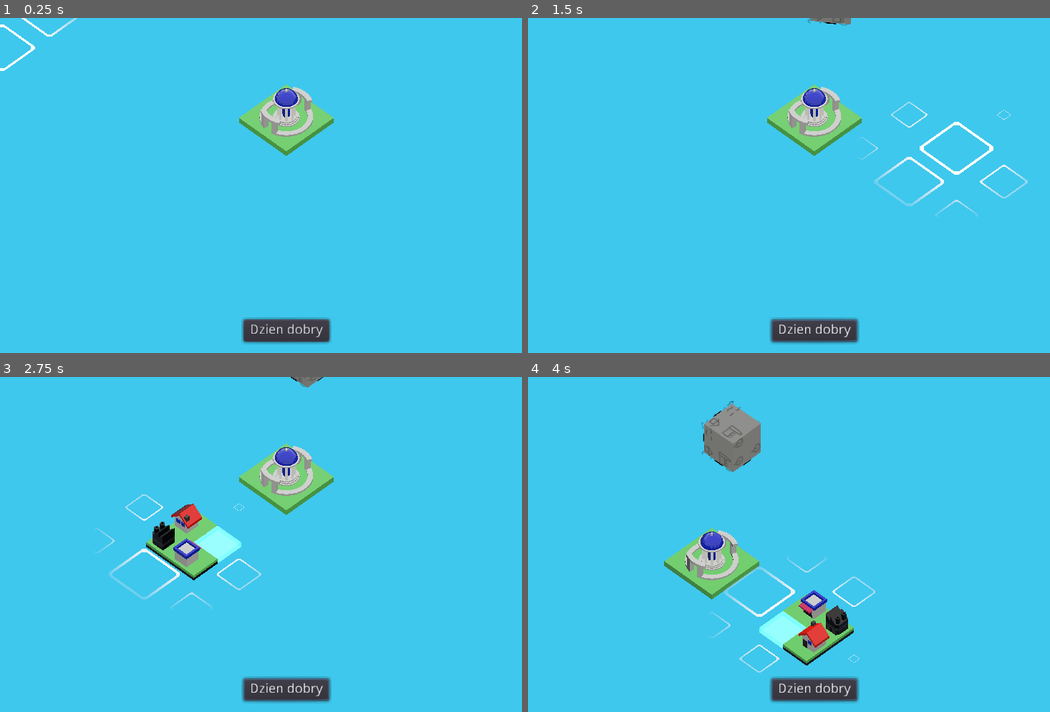
Above: before the commit, frames 1-4 (two rows, left to right).
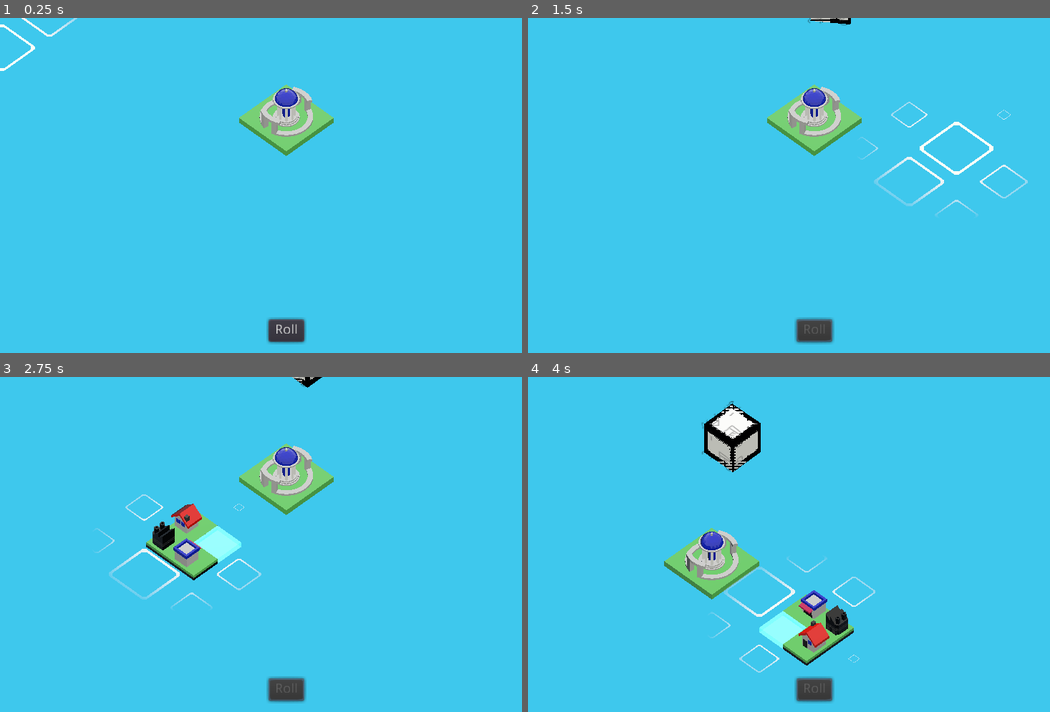
Above: after the commit, the same moments.

Repository: RudyMis/roll-the-dice
Game: Godot game, scene res://scenes/grid.tscn
Same seed, same stepped clock (60 frames per second), same inputs: the game is played once before the commit and once after it. Sound files missing from this copy of the repository are replaced by a short silence.
Inputs (mouse positions are in pixels of both pictures, inside the frame that each line leads up to):
- Up to frame 1 (0.25 s): no input
- Up to frame 2 (1.5 s): click "Dzien dobry" (after the commit: "Roll") at 0.5 s; move the mouse to (940, 168) at 1.27 s; press the mouse at (940, 168) at 1.28 s; hold Right (right) from 1.28 s (still down)
- Up to frame 3 (2.75 s): move the mouse to (172, 561) at 2.02 s; release Right (right) at 2.03 s; release the mouse at (172, 561) at 2.03 s; hold Left (left) from 2.03 s (still down); click (172, 561) at 2.1 s
- Up to frame 4 (4 s): move the mouse to (872, 470) at 2.77 s; release Left (left) at 2.78 s; hold Right mouse button (mouse_right) 2.78-3.53 s; hold Right (right) from 2.78 s (still down); click (872, 470) at 3.05 s; move the mouse to (783, 611) at 3.52 s; click (783, 611) at 3.6 s

The runs differ from the first frame. In frame 1, 0.9% of the frame differs, in the area x 46-64%, y 89-98%; in frame 2, 1.1%; in frame 3, 1.0%; in frame 4, 2.5%, in the area x 33-64%, y 7-98%.

Commit message:
dice changes sides

Diff:
--- a/autoload/side_generator.gd
+++ b/autoload/side_generator.gd
@@ -3,7 +3,7 @@
 var ps_side = preload("res://scenes/dice/side.tscn")
 var all_types = ["factory", "house", "field", "shop", "water"]
 var all_dividers = ["road"]
-var divider_chance = 0.5
+var divider_chance = 0.25
 var field_directory = "res://scenes/tiles/"
 var divider_directory = "res://scenes/dividers/"
 
@@ -31,7 +31,7 @@
 	# FIXME: Give correct path to mesh files
 	var divider_files = get_files(divider_directory, types[type], ".tscn")
 	if len(divider_files) == 0:
-		print("No meshes for type: ", types[type])
+		print("No files for type: ", types[type])
 		return null
 	var divider_idx = randi() % len(divider_files)
 	var ps_divider = load(divider_directory + divider_files[divider_idx])
@@ -51,10 +51,12 @@
 		var type = randi() % len(types)
 		var field_files = get_files(field_directory, types[type], ".tscn")
 		if len(field_files) == 0:
-			print("No textures for type: ", types[type])
+			print("No files for type: ", types[type])
 			continue
 		var field_idx = randi() % len(field_files)
-		side.set_field(str(i), load(field_directory + field_files[field_idx]).instance())
+		var field = load(field_directory + field_files[field_idx]).instance()
+		field.type = types[type]
+		side.set_field(str(i), field)
 
 	var divider = create_divider()
 	if divider:
--- a/resources/materials/edge_outline.tres
+++ b/resources/materials/edge_outline.tres
@@ -51,12 +51,12 @@
 
 [sub_resource type="ShaderMaterial" id=2]
 shader = SubResource( 1 )
-shader_param/albedo = Color( 0, 0, 0, 1 )
+shader_param/albedo = Color( 1, 1, 1, 1 )
 shader_param/specular = null
 shader_param/metallic = null
-shader_param/roughness = 0.766
-shader_param/edge_strength = 0.402
-shader_param/edge_color = Color( 0.5, 0.5, 0.5, 1 )
+shader_param/roughness = 1.0
+shader_param/edge_strength = 1.0
+shader_param/edge_color = Color( 0, 0, 0, 1 )
 
 [sub_resource type="Shader" id=3]
 code = "shader_type spatial;
--- a/scenes/DiceController.gd
+++ b/scenes/DiceController.gd
@@ -14,6 +14,8 @@
 
 # Amount of time from cube stop to signal delivery.
 export var stop_countdown_time = 0.5
+
+var chosen_side = null
 
 var last_pos = translation
 var rolling = false
@@ -41,14 +43,19 @@
 	lock_timer.start(start_lock_time)
 	dice.roll(direction)
 
+func _set_dice_side(side):
+	var par = chosen_side.get_parent()
+	par.remove_child(chosen_side)
+	chosen_side.call_deferred("queue_free")
+	par.add_child(side)
+
 func _on_StopCountdown_timeout():
 	var colliding = 7 - int(collider.get_name()[5])
-	print("Thrown: " + String(colliding))
 	rolling = false
 	timer.stop()
-	var side = dice.get_side(str(colliding - 1))
-	print(side)
-	emit_signal("rolled", side.duplicate())
+	chosen_side = dice.get_side(str(colliding - 1))
+
+	emit_signal("rolled", chosen_side.duplicate())
 
 
 func _on_StartLock_timeout():
--- a/scenes/TileAdder.gd
+++ b/scenes/TileAdder.gd
@@ -1,4 +1,6 @@
 extends Spatial
+
+signal placed
 
 export (float) var transition_speed = 0.1
 export (float) var rotation_time = 0.4
@@ -29,6 +31,7 @@
 		tiles.find(pos + Vector2(-1, 0)) != -1 or
 		tiles.find(pos + Vector2(0, 1)) != -1 or
 		tiles.find(pos + Vector2(0, -1)) != -1)
+
 
 func approved_position():
 	var pos = position_on_map()
@@ -70,8 +73,11 @@
 		if pos and current_tile and has_tile_near(Vector2(pos.x, pos.z)):
 			current_tile.translation = pos
 			tiles.append(Vector2(pos.x, pos.z))
+			for i in range(4):
+				print(current_tile.get_side(i))
+			emit_signal("placed")
+			$TilePlaceSound.play()
 			current_tile = null
-			$TilePlaceSound.play()
 			if nice_grid:
 				nice_grid.enable_main_tile()
 
@@ -88,7 +94,6 @@
 		move_tween.start()
 		last_pos = pos
 
-
 func _on_roll(tile: Spatial):
 	if current_tile != null:
 		print("Rolled before we placed previous tile")
--- a/scenes/camera.gd
+++ b/scenes/camera.gd
@@ -1,8 +1,13 @@
 extends Camera
+
+signal tile_chosen
 
 export (float) var speed = -0.025
 export (NodePath) var np_dice_controller
 
+var count = 0
+
+onready var button = $CanvasLayer/MarginContainer/Button
 onready var dice_controller = get_node(np_dice_controller)
 
 func _ready():
@@ -15,6 +20,7 @@
 		transform.origin += transformed
 
 func _on_roll_pressed():
+	button.disabled = true
 	var dice = dice_controller.get_node("Dice")
 	if dice and dice.is_class("Dice"):
 		var dice_target_position = viewport_to_map(get_viewport().size * Vector2(0.5, 0.75))
@@ -24,3 +30,28 @@
 func viewport_to_map(pos: Vector2):
 	var dropPlane  = Plane(Vector3(0, 1, 0), 0)
 	return dropPlane.intersects_ray(project_ray_origin(pos), project_ray_normal(pos))
+
+func add_new_tile():
+	$CanvasLayer/MarginContainer/new_tile_gui.visible = true
+	for child in get_children():
+		if child is Spatial:
+			var side = SideGenerator.create_side()
+			child.add_child(side)
+
+func _on_tile_placed():
+	count += 1
+	if count >= 3:
+		count = 0
+		add_new_tile()
+	else:
+		button.disabled = false
+
+func _on_new_tile_chosen(tile_idx):
+	$CanvasLayer/MarginContainer/new_tile_gui.visible = false
+	for handler in get_children():
+		if handler is Spatial:
+			for child in handler.get_children():
+				child.call_deferred("queue_free")
+	button.disabled = false
+	var tile = get_node(str(tile_idx)).get_children()[0]
+	emit_signal("tile_chosen", tile.duplicate())
--- a/scenes/camera.tscn
+++ b/scenes/camera.tscn
@@ -1,7 +1,8 @@
-[gd_scene load_steps=3 format=2]
+[gd_scene load_steps=4 format=2]
 
 [ext_resource path="res://scenes/camera.gd" type="Script" id=1]
 [ext_resource path="res://scenes/MusicPlayer.gd" type="Script" id=2]
+[ext_resource path="res://scenes/gui/new_tile_gui.tscn" type="PackedScene" id=3]
 
 [node name="Camera" type="Camera"]
 transform = Transform( 1, 0, 0, 0, 0.96584, 0.259139, 0, -0.259139, 0.96584, 0, 0.497337, 0.738902 )
@@ -20,17 +21,36 @@
 custom_constants/margin_bottom = 20
 
 [node name="Button" type="Button" parent="CanvasLayer/MarginContainer"]
-margin_left = 435.0
+margin_left = 480.0
 margin_top = 540.0
-margin_right = 589.0
+margin_right = 544.0
 margin_bottom = 580.0
 rect_min_size = Vector2( 40, 40 )
 size_flags_horizontal = 4
 size_flags_vertical = 8
-text = "Dzien dobry"
+text = "Roll"
+
+[node name="new_tile_gui" parent="CanvasLayer/MarginContainer" instance=ExtResource( 3 )]
+visible = false
+anchor_right = 0.0
+anchor_bottom = 0.0
+margin_left = 20.0
+margin_top = 20.0
+margin_right = 1004.0
+margin_bottom = 580.0
 
 [node name="MusicPlayer" type="AudioStreamPlayer" parent="."]
 script = ExtResource( 2 )
 
+[node name="0" type="Spatial" parent="."]
+transform = Transform( -1, 8.74228e-08, 0, 3.82137e-15, 4.37114e-08, 1, 8.74228e-08, 1, -4.37114e-08, -3, 0.816, -3.51 )
+
+[node name="1" type="Spatial" parent="."]
+transform = Transform( -1, 8.74228e-08, 0, 3.82137e-15, 4.37114e-08, 1, 8.74228e-08, 1, -4.37114e-08, 0, 0.816323, -3.51016 )
+
+[node name="2" type="Spatial" parent="."]
+transform = Transform( -1, 8.74228e-08, 0, 3.82137e-15, 4.37114e-08, 1, 8.74228e-08, 1, -4.37114e-08, 3, 0.816, -3.51 )
+
 [connection signal="pressed" from="CanvasLayer/MarginContainer/Button" to="." method="_on_roll_pressed"]
+[connection signal="tile_chosen" from="CanvasLayer/MarginContainer/new_tile_gui" to="." method="_on_new_tile_chosen"]
 [connection signal="finished" from="MusicPlayer" to="MusicPlayer" method="_on_MusicPlayer_finished"]
--- a/scenes/dice/dice.gd
+++ b/scenes/dice/dice.gd
@@ -33,7 +33,6 @@
 		side.add_child(new_side)
 
 func _on_Dice_collision(body):
-	print("puk")
 	if randi() % 2 == 1:
 		$CollisionSound.stream = hit1
 	else:
--- a/scenes/dice/dice.tscn
+++ b/scenes/dice/dice.tscn
@@ -1,7 +1,8 @@
-[gd_scene load_steps=6 format=2]
+[gd_scene load_steps=7 format=2]
 
 [ext_resource path="res://assets/models/cube_template.obj" type="ArrayMesh" id=1]
 [ext_resource path="res://scenes/dice/dice.gd" type="Script" id=2]
+[ext_resource path="res://resources/materials/edge_outline.tres" type="Material" id=3]
 
 [sub_resource type="PhysicsMaterial" id=3]
 bounce = 0.2
@@ -20,7 +21,7 @@
 [node name="Cube" type="MeshInstance" parent="."]
 transform = Transform( 0.3, 0, 0, 0, 0.3, 0, 0, 0, 0.3, 0, 0, 0 )
 mesh = ExtResource( 1 )
-material/0 = null
+material/0 = ExtResource( 3 )
 
 [node name="CollisionShape" type="CollisionShape" parent="."]
 transform = Transform( 0.3, 0, 0, 0, 0.3, 0, 0, 0, 0.3, 0, 0, 0 )
--- a/scenes/dice/side.gd
+++ b/scenes/dice/side.gd
@@ -12,5 +12,24 @@
 			continue
 		child.into_tile()
 
+func get_corner(nr: int):
+	pass
+
+func get_side(nr: int):
+	var rot = rotation_degrees.y / 90
+	for child in get_children():
+		if child.is_in_group("road"):
+			var child_rot = child.rotation_degrees.y / 90
+#			print("	Rot: ", rot, child_rot)
+			var target_side = nr + child_rot + rot
+#			print("	", target_side)
+			while target_side >= 4: target_side -= 4
+			while target_side < 0: target_side += 4
+#			target_side = target_side % 4
+#			print("	", target_side)
+			if child.is_side_occupied(target_side):
+				return child.type
+	return null
+
 func _ready():
 	pass # Replace with function body.
--- a/scenes/dividers/road0.tscn
+++ b/scenes/dividers/road0.tscn
@@ -34,11 +34,13 @@
 "vertex_count": 10
 }
 
-[node name="road_stub" type="Spatial"]
+[node name="road_stub" type="Spatial" groups=["road"]]
 script = ExtResource( 4 )
+type = "road"
+occupied_sides = [ true, false, false, false ]
 
 [node name="mesh" type="MeshInstance" parent="."]
-transform = Transform( 40, 0, 0, 0, 40, 0, 0, 0, 40, 0, 0, 0 )
+transform = Transform( 50, 0, 0, 0, 10, 0, 0, 0, 50, 0, 0, 0 )
 mesh = SubResource( 1 )
 material/0 = null
 material/1 = null
--- a/scenes/dividers/road1.tscn
+++ b/scenes/dividers/road1.tscn
@@ -34,11 +34,13 @@
 "vertex_count": 16
 }
 
-[node name="road_turn" type="Spatial"]
+[node name="road_turn" type="Spatial" groups=["road"]]
 script = ExtResource( 4 )
+type = "road"
+occupied_sides = [ true, false, false, true ]
 
 [node name="mesh" type="MeshInstance" parent="."]
-transform = Transform( 40, 0, 0, 0, 40, 0, 0, 0, 40, 0, 0, 0 )
+transform = Transform( 50, 0, 0, 0, 10, 0, 0, 0, 50, 0, 0, 0 )
 mesh = SubResource( 1 )
 material/0 = null
 material/1 = null
--- a/scenes/dividers/road2.tscn
+++ b/scenes/dividers/road2.tscn
@@ -34,15 +34,17 @@
 "vertex_count": 12
 }
 
-[node name="road_straight" type="Spatial"]
+[node name="road_straight" type="Spatial" groups=["road"]]
 script = ExtResource( 4 )
+type = "road"
+occupied_sides = [ true, false, true, false ]
 
 [node name="sprite" type="Sprite3D" parent="."]
 transform = Transform( -3.49691e-09, 0.08, -3.49691e-09, 0, -3.49691e-09, -0.08, -0.08, -3.49691e-09, 1.52855e-16, 0, 0, 0 )
 texture = ExtResource( 3 )
 
 [node name="mesh" type="MeshInstance" parent="."]
-transform = Transform( 40, 0, 0, 0, 40, 0, 0, 0, 40, 0, 0, 0 )
+transform = Transform( 50, 0, 0, 0, 10, 0, 0, 0, 50, 0, 0, 0 )
 mesh = SubResource( 1 )
 material/0 = null
 material/1 = null
--- a/scenes/dividers/road3.tscn
+++ b/scenes/dividers/road3.tscn
@@ -33,11 +33,13 @@
 "vertex_count": 29
 }
 
-[node name="road_cross_3" type="Spatial"]
+[node name="road_cross_3" type="Spatial" groups=["road"]]
 script = ExtResource( 4 )
+type = "road"
+occupied_sides = [ true, false, true, true ]
 
 [node name="mesh" type="MeshInstance" parent="."]
-transform = Transform( 40, 0, 0, 0, 40, 0, 0, 0, 40, 0, 0, 0 )
+transform = Transform( 50, 0, 0, 0, 10, 0, 0, 0, 50, 0, 0, 0 )
 mesh = SubResource( 1 )
 material/0 = null
 material/1 = null
--- a/scenes/dividers/road4.tscn
+++ b/scenes/dividers/road4.tscn
@@ -34,11 +34,13 @@
 "vertex_count": 32
 }
 
-[node name="road_cross_4" type="Spatial"]
+[node name="road_cross_4" type="Spatial" groups=["road"]]
 script = ExtResource( 4 )
+type = "road"
+occupied_sides = [ true, true, true, true ]
 
 [node name="mesh" type="MeshInstance" parent="."]
-transform = Transform( 40, 0, 0, 0, 40, 0, 0, 0, 40, 0, 0, 0 )
+transform = Transform( 50, 0, 0, 0, 10, 0, 0, 0, 50, 0, 0, 0 )
 mesh = SubResource( 1 )
 material/0 = null
 material/1 = null
--- a/scenes/grid.tscn
+++ b/scenes/grid.tscn
@@ -39,4 +39,6 @@
 [node name="TileRotateSound" type="AudioStreamPlayer3D" parent="."]
 stream = ExtResource( 5 )
 
+[connection signal="placed" from="." to="Camera" method="_on_tile_placed"]
+[connection signal="tile_chosen" from="Camera" to="DiceController" method="_set_dice_side"]
 [connection signal="rolled" from="DiceController" to="." method="_on_roll"]
--- /dev/null
+++ b/scenes/gui/new_tile_gui.gd
@@ -0,0 +1,15 @@
+extends Control
+
+signal tile_chosen
+
+func _ready():
+	pass
+
+func _on_button1_press():
+	emit_signal("tile_chosen", 0)
+
+func _on_button2_press():
+	emit_signal("tile_chosen", 1)
+
+func _on_button3_press():
+	emit_signal("tile_chosen", 2)
--- /dev/null
+++ b/scenes/gui/new_tile_gui.tscn
@@ -0,0 +1,91 @@
+[gd_scene load_steps=4 format=2]
+
+[ext_resource path="res://scenes/gui/new_tile_gui.gd" type="Script" id=1]
+
+[sub_resource type="StyleBoxFlat" id=4]
+bg_color = Color( 1, 1, 1, 0.584314 )
+corner_detail = 4
+
+[sub_resource type="StyleBoxEmpty" id=2]
+
+[node name="new_tile_gui" type="MarginContainer"]
+anchor_right = 1.0
+anchor_bottom = 1.0
+custom_constants/margin_top = 100
+custom_constants/margin_bottom = 100
+script = ExtResource( 1 )
+
+[node name="VBoxContainer" type="VBoxContainer" parent="."]
+margin_top = 100.0
+margin_right = 1024.0
+margin_bottom = 500.0
+
+[node name="Label" type="Label" parent="VBoxContainer"]
+margin_right = 1024.0
+margin_bottom = 25.0
+text = "Choose new dice side"
+align = 1
+
+[node name="HBoxContainer" type="HBoxContainer" parent="VBoxContainer"]
+margin_top = 33.0
+margin_right = 1024.0
+margin_bottom = 400.0
+size_flags_vertical = 3
+
+[node name="MarginContainer" type="MarginContainer" parent="VBoxContainer/HBoxContainer"]
+margin_right = 336.0
+margin_bottom = 367.0
+size_flags_horizontal = 3
+custom_constants/margin_right = 20
+custom_constants/margin_top = 20
+custom_constants/margin_left = 20
+custom_constants/margin_bottom = 20
+
+[node name="Button" type="Button" parent="VBoxContainer/HBoxContainer/MarginContainer"]
+margin_left = 20.0
+margin_top = 20.0
+margin_right = 316.0
+margin_bottom = 347.0
+size_flags_vertical = 3
+custom_styles/hover = SubResource( 4 )
+custom_styles/normal = SubResource( 2 )
+
+[node name="MarginContainer2" type="MarginContainer" parent="VBoxContainer/HBoxContainer"]
+margin_left = 344.0
+margin_right = 680.0
+margin_bottom = 367.0
+size_flags_horizontal = 3
+custom_constants/margin_right = 20
+custom_constants/margin_top = 20
+custom_constants/margin_left = 20
+custom_constants/margin_bottom = 20
+
+[node name="Button" type="Button" parent="VBoxContainer/HBoxContainer/MarginContainer2"]
+margin_left = 20.0
+margin_top = 20.0
+margin_right = 316.0
+margin_bottom = 347.0
+custom_styles/hover = SubResource( 4 )
+custom_styles/normal = SubResource( 2 )
+
+[node name="MarginContainer3" type="MarginContainer" parent="VBoxContainer/HBoxContainer"]
+margin_left = 688.0
+margin_right = 1024.0
+margin_bottom = 367.0
+size_flags_horizontal = 3
+custom_constants/margin_right = 20
+custom_constants/margin_top = 20
+custom_constants/margin_left = 20
+custom_constants/margin_bottom = 20
+
+[node name="Button" type="Button" parent="VBoxContainer/HBoxContainer/MarginContainer3"]
+margin_left = 20.0
+margin_top = 20.0
+margin_right = 316.0
+margin_bottom = 347.0
+custom_styles/hover = SubResource( 4 )
+custom_styles/normal = SubResource( 2 )
+
+[connection signal="pressed" from="VBoxContainer/HBoxContainer/MarginContainer/Button" to="." method="_on_button1_press"]
+[connection signal="pressed" from="VBoxContainer/HBoxContainer/MarginContainer2/Button" to="." method="_on_button2_press"]
+[connection signal="pressed" from="VBoxContainer/HBoxContainer/MarginContainer3/Button" to="." method="_on_button3_press"]
--- a/scenes/tiles/anim.gd
+++ b/scenes/tiles/anim.gd
@@ -1,14 +1,4 @@
 extends AnimationPlayer
-
-
-# Declare member variables here. Examples:
-# var a = 2
-# var b = "text"
-
 
 func _ready():
 	play("wheat_dancing")
-
-# Called every frame. 'delta' is the elapsed time since the previous frame.
-#func _process(delta):
-#	pass
--- a/scenes/tiles/tile.gd
+++ b/scenes/tiles/tile.gd
@@ -4,8 +4,8 @@
 func is_class(name): return name == "Tile" || .is_class(name)
 func get_class(): return "Tile"
 
-export (bool) var b_random_sprite = false
-export (String) var sprite_prefix = ""
+export (String) var type = ""
+export (Array, bool) var occupied_sides = [false, false, false, false]
 
 onready var mesh = $mesh
 onready var sprite = $sprite
@@ -14,11 +14,9 @@
 	mesh.visible = true
 	sprite.visible = false
 
-func randomize_sprite():
-	pass
+func is_side_occupied(side: int):
+	return occupied_sides[side % len(occupied_sides)]
 
 func _ready():
-	if b_random_sprite:
-		randomize_sprite()
 	mesh.visible = false
 	sprite.visible = true
